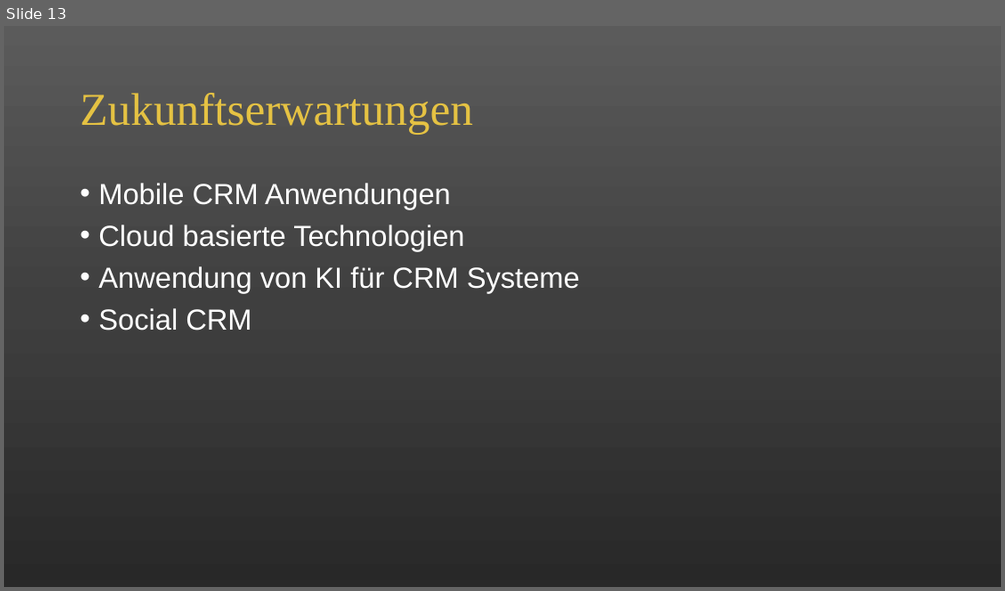
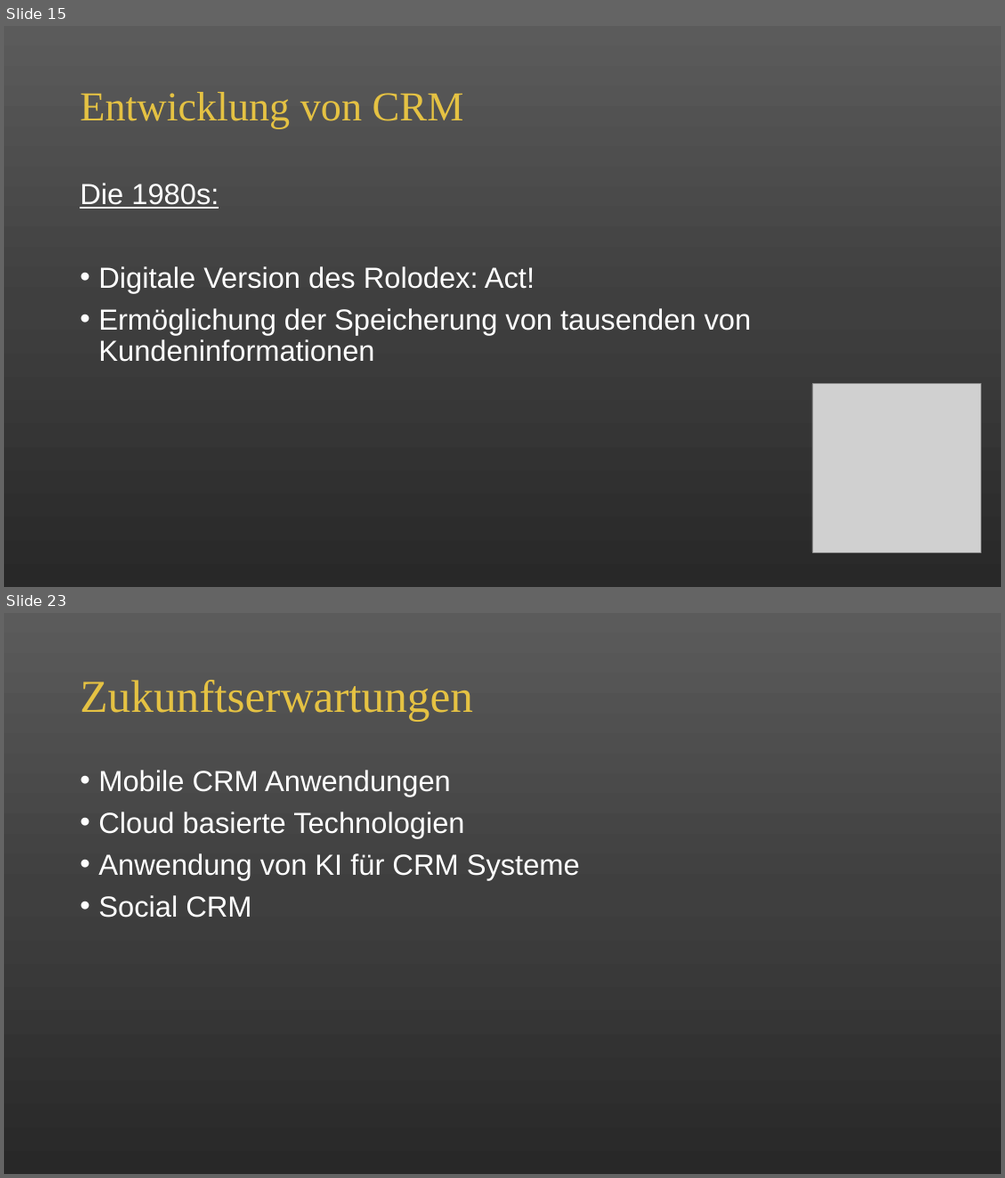
Before and after one commit to alicapr/CRM, a slide deck: CRM.pptx. Shown one above the other, each under a label of ours: slide 13 before the commit, slides 15 and 23 after it; the slides between them are not shown. The pictures are 1005x591 and 1005x1178 pixels, drawn with LibreOffice and Linux fonts; fonts in the diff are those of the drawing; grey boxes stand for pictures. Boxes give left, top, right and bottom in pixels: in the first picture for what was removed or moved away, otherwise in the second. Text is boxed around its words. In the diff, an @@ line names an element or a change of style, - is before the commit and + after.

```diff
--- a/CRM.pptx
+++ b/CRM.pptx
@@ slide 15 added at (4, 26, 1001, 587), background gradient #5B5B5B to #404040 to #292929 @@
@@ title added at (80, 92, 464, 128), 39.6 pt, text #E5C243 @@
+Entwicklung von CRM
@@ text added at (80, 183, 752, 362), 28 pt, text #FFFFFF @@
+Die 1980s:
+• Digitale Version des Rolodex: Act!
+• Ermöglichung der Speicherung von tausenden von Kundeninformationen
@@ picture added at (812, 384, 980, 552) @@
@@ what was slide 13 is now slide 23 @@
```
Also in this commit, not shown: 10 other slides added, 1 slide removed.
